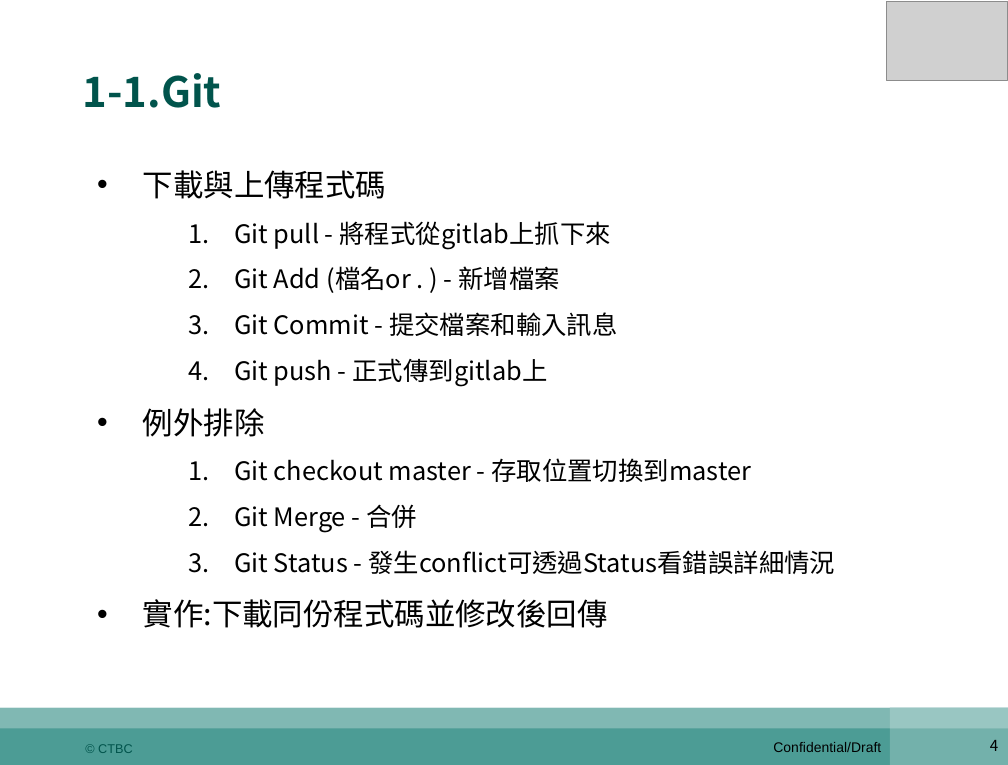
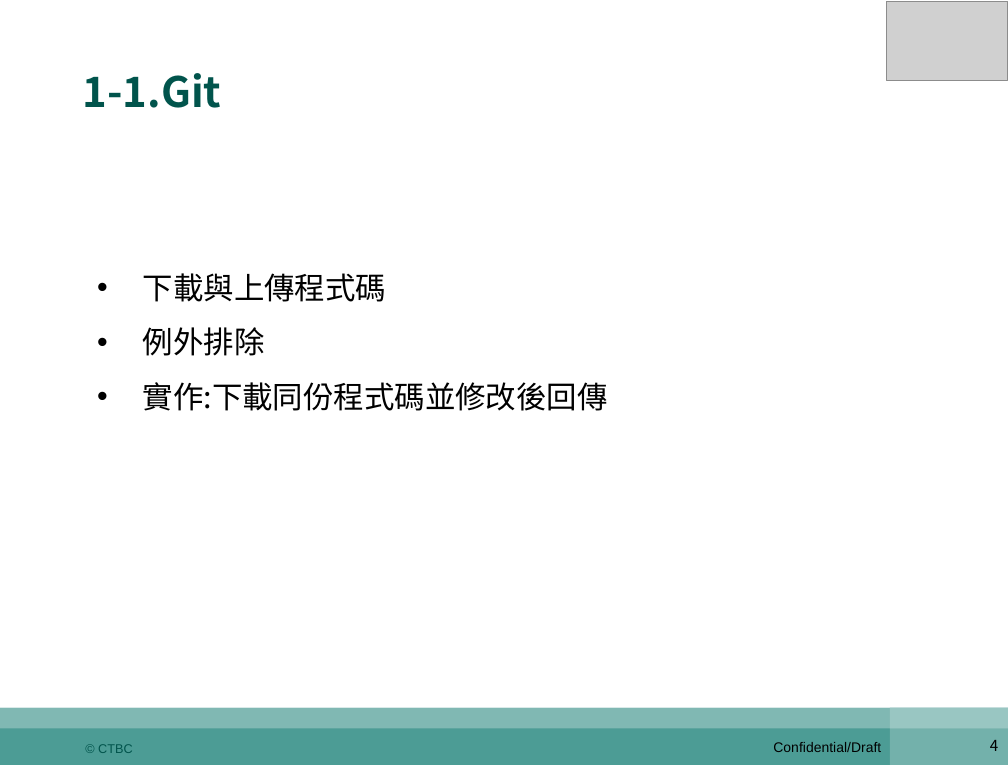
Before and after one commit to shaven105/duh, a slide deck: slide 4 of newest0526.pptx. Drawn at 1008x765 pixels with LibreOffice and Linux fonts; fonts in the diff are those of the drawing; grey boxes stand for pictures. Boxes give left, top, right and bottom in pixels: in the first picture for what was removed or moved away, otherwise in the second. Text is boxed around its words. In the diff, an @@ line names an element or a change of style, - is before the commit and + after.

```diff
--- a/newest0526.pptx
+++ b/newest0526.pptx
@@ text at (x1=234, y1=221, x2=618, y2=387): paragraphs removed @@
-      1. Git pull - 將程式從gitlab上抓下來
-      2. Git Add (檔名or . ) - 新增檔案
-      3. Git Commit - 提交檔案和輸入訊息
-      4. Git push - 正式傳到gitlab上
@@ text "下載與上傳程式碼" moved from (x1=143, y1=170, x2=835, y2=628) to (x1=143, y1=273, x2=608, y2=411) @@
@@ text at (x1=234, y1=458, x2=835, y2=574): paragraphs removed @@
-      1. Git checkout master - 存取位置切換到master
-      2. Git Merge - 合併
-      3. Git Status - 發生conflict可透過Status看錯誤詳細情況
```
Also in this commit, not shown: 15 other slides changed, 1 slide added, 1 slide removed, 4 other files.
